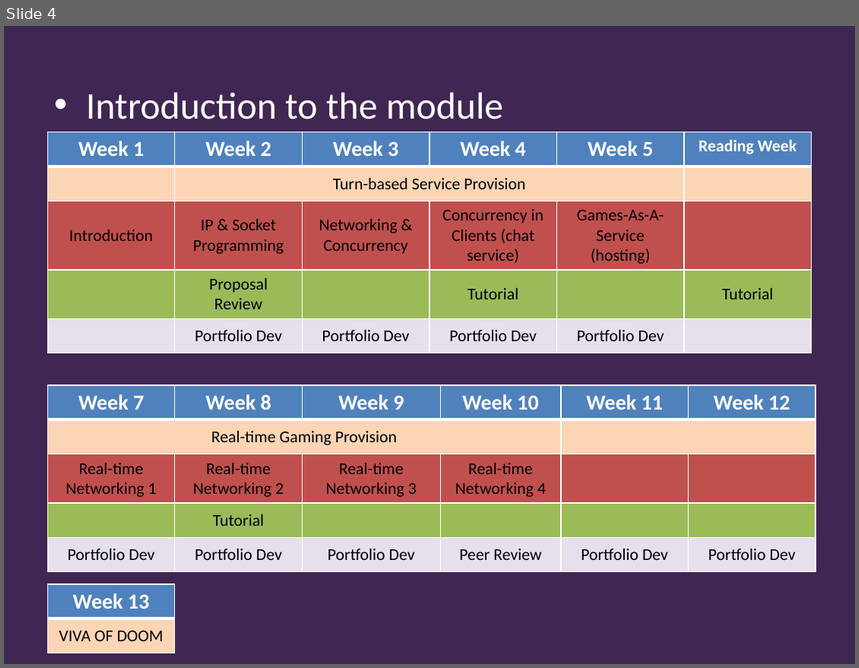
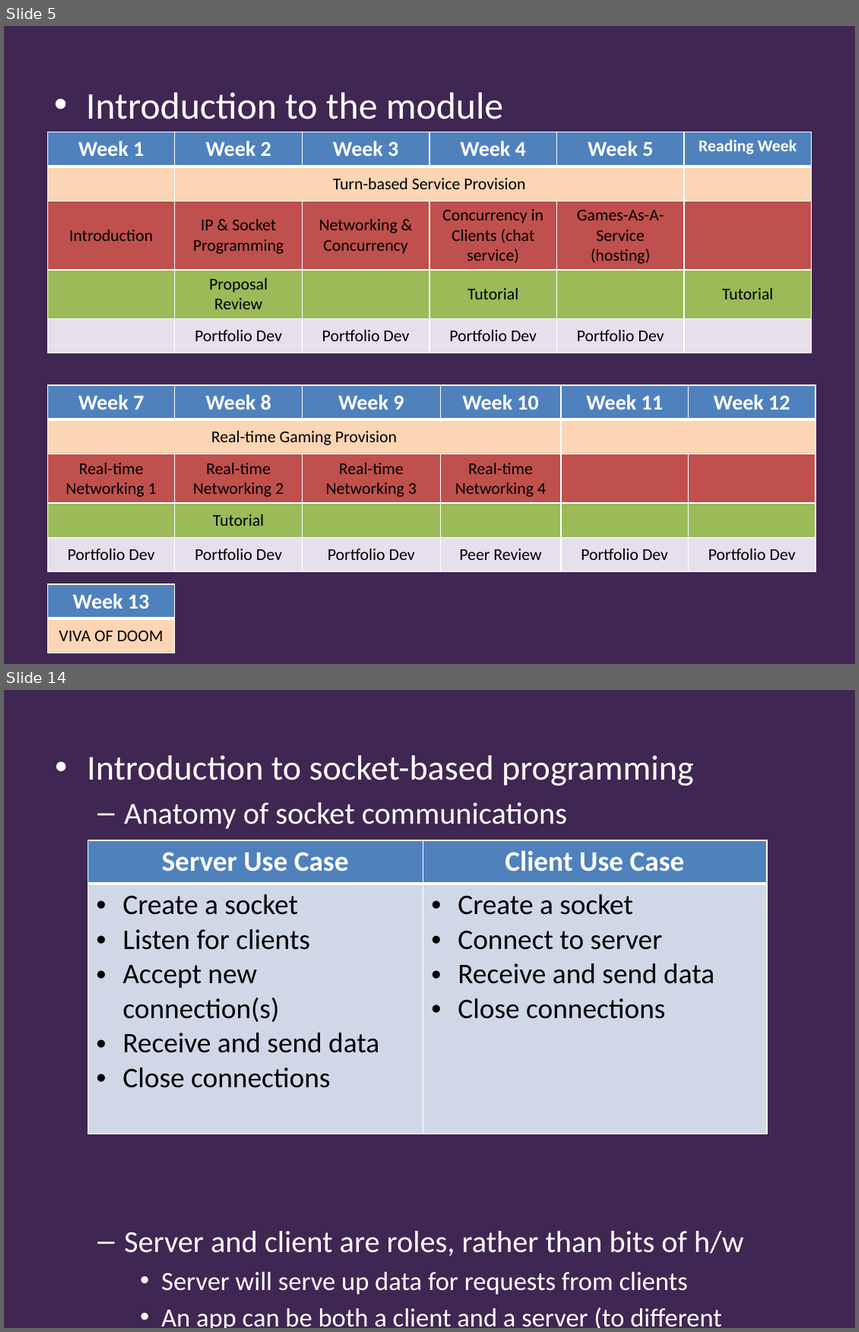
Before and after one commit to Falmouth-Games-Academy/bsc-course-materials, a slide deck: COMP260/01/2019-20-COMP260-01-lecture.pptx. Shown one above the other, each under a label of ours: slide 4 before the commit, slides 5 and 14 after it; the slides between them are not shown. The pictures are 859x668 and 859x1332 pixels, drawn with LibreOffice and Linux fonts; fonts in the diff are those of the drawing; background and template pictures are left out. Boxes give left, top, right and bottom in pixels: in the first picture for what was removed or moved away, otherwise in the second. Text is boxed around its words. In the diff, an @@ line names an element or a change of style, - is before the commit and + after.

```diff
--- a/COMP260/01/2019-20-COMP260-01-lecture.pptx
+++ b/COMP260/01/2019-20-COMP260-01-lecture.pptx
@@ slide 14 added at (x1=4, y1=690, x2=855, y2=1328), background #402652 @@
@@ text added at (x1=87, y1=755, x2=743, y2=1328), 22.2 pt, text #FFFFFF @@
+• Introduction to socket-based programming
+  – Anatomy of socket communications
+  – Server and client are roles, rather than bits of h/w
+    • Server will serve up data for requests from clients
+    • An app can be both a client and a server (to different servers and clients)
@@ table added at (x1=88, y1=840, x2=767, y2=1130), 2 rows, 2 columns @@
+Server Use Case | Client Use Case
+Create a socket / Listen for clients / Accept new connection(s) / Receive and send data / Close connections | Create a socket / Connect to server / Receive and send data / Close connections
@@ what was slide 4 is now slide 5 @@
```
Also in this commit, not shown: 2 slides changed, 15 other slides added, 1 other file.
